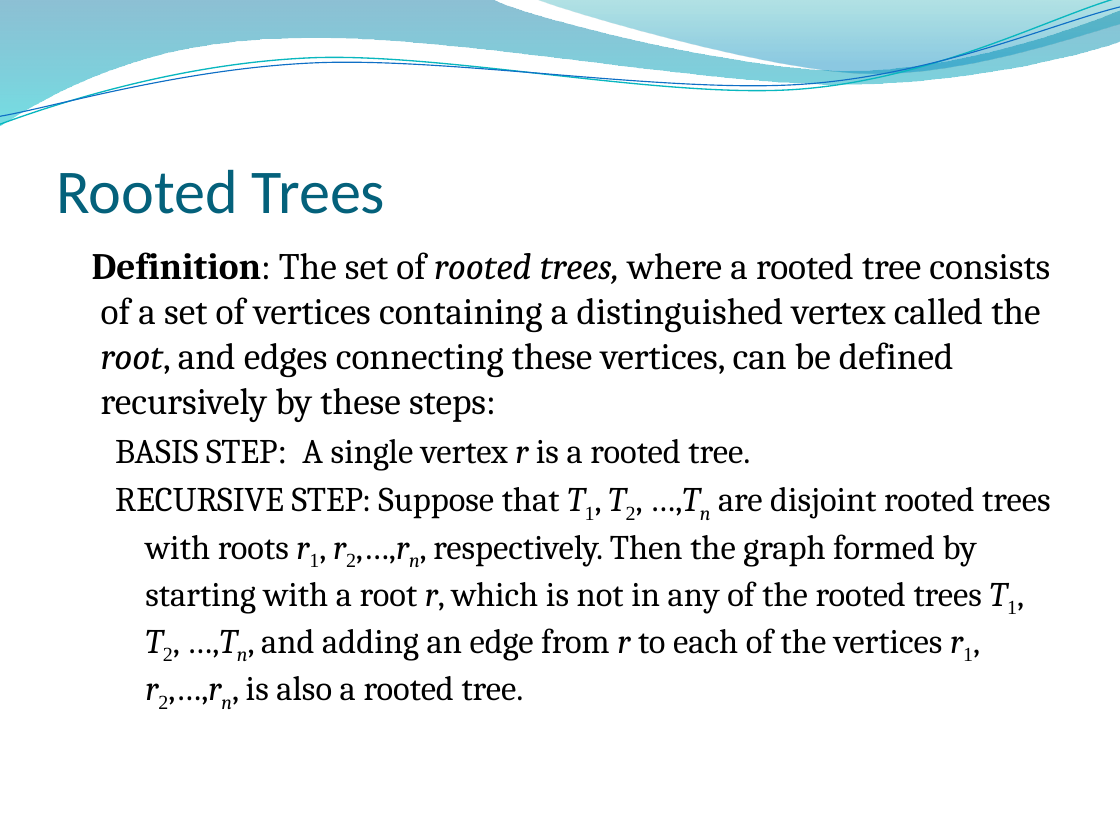
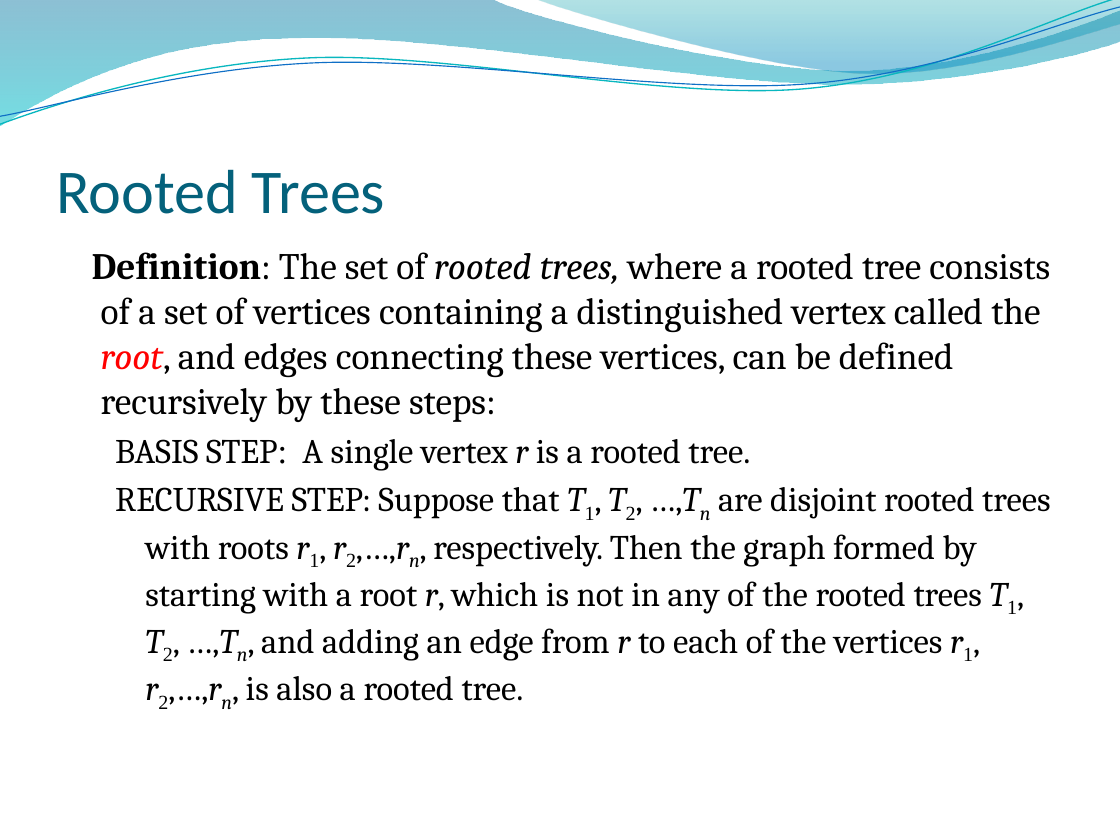
Before and after one commit to lin-chen-GA/lin-chen-GA.github.io, a slide deck: slide 42 of cs2620/slides/cs2620_notes5.pptx (slide 40 before the commit). Drawn at 1120x840 pixels with LibreOffice and Linux fonts; fonts in the diff are those of the drawing; background and template pictures are left out. Boxes give left, top, right and bottom in pixels: in the first picture for what was removed or moved away, otherwise in the second. Text is boxed around its words. In the diff, an @@ line names an element or a change of style, - is before the commit and + after.

```diff
--- a/cs2620/slides/cs2620_notes5.pptx
+++ b/cs2620/slides/cs2620_notes5.pptx
@@ text at (92, 252, 1050, 422): text colour #000000 to #FF0000 in "root," @@
```
Also in this commit, not shown: 7 other slides changed, 3 slides added, 5 other files.
